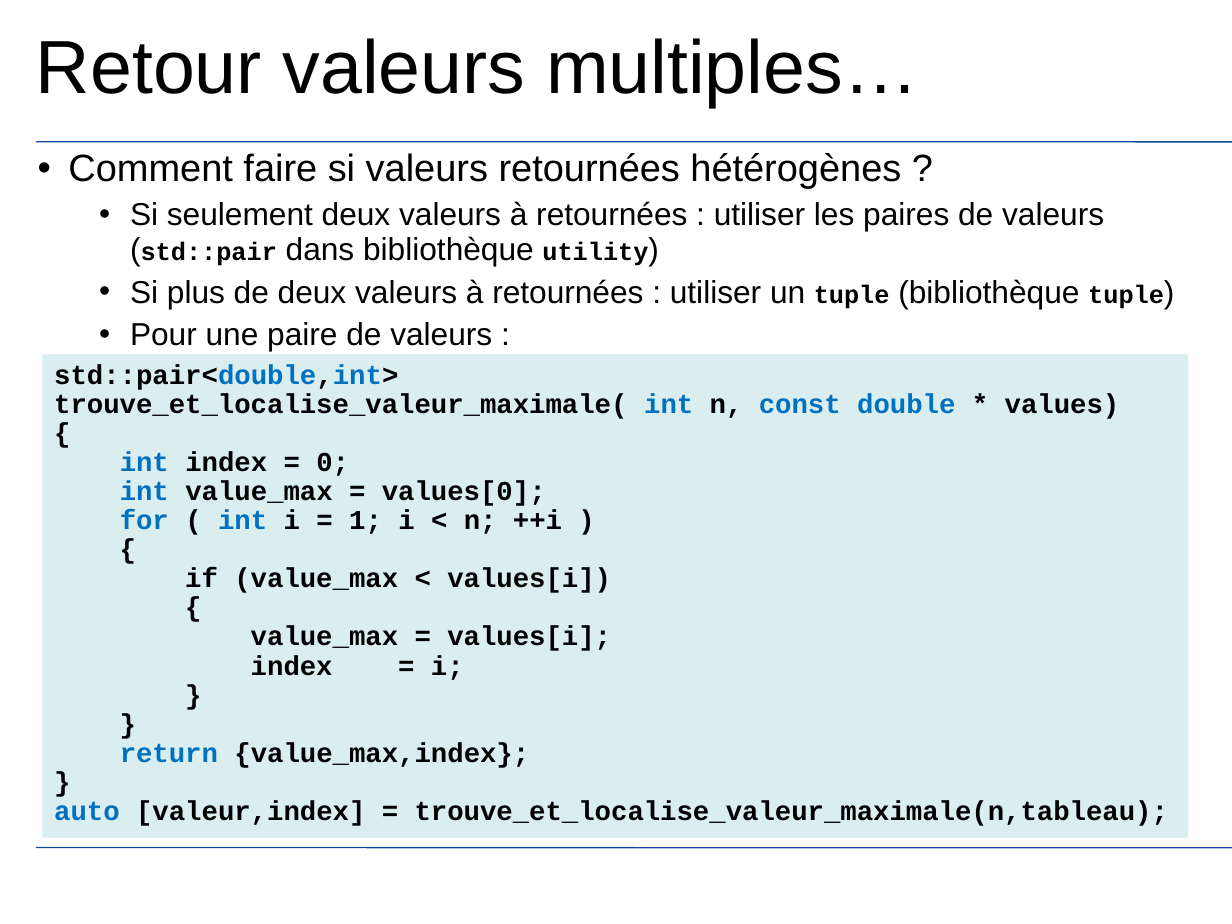
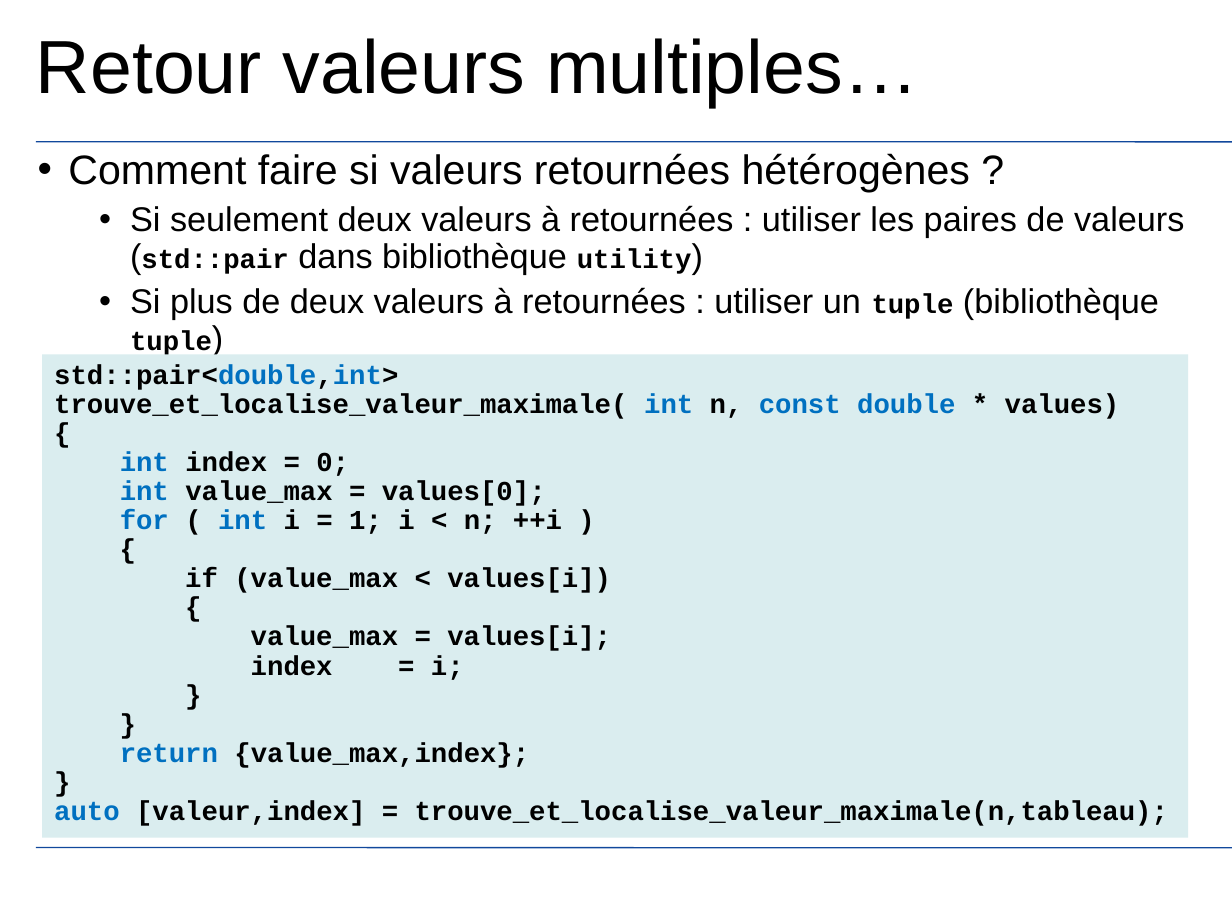
Before and after one commit to JuvignyEnsta/C-2020, a slide deck: slide 98 of Transparents/InitiationCpp.pptx. Drawn at 1232x924 pixels with LibreOffice and Linux fonts; fonts in the diff are those of the drawing; background and template pictures are left out. Boxes give left, top, right and bottom in pixels: in the first picture for what was removed or moved away, otherwise in the second. Text is boxed around its words. In the diff, an @@ line names an element or a change of style, - is before the commit and + after.

```diff
--- a/Transparents/InitiationCpp.pptx
+++ b/Transparents/InitiationCpp.pptx
@@ text "Comment faire si valeurs retournées ..." at (68, 153, 1184, 402): size 22.2 to 24 pt in "Comment faire si valeurs retournées hétérogènes ?"; size 18.5 to 20 pt in "Si seulement deux valeurs à retournées : ...", "Si plus de deux valeurs à retournées ...", "Pour une paire de valeurs :"; size 14.8 to 16 pt in "(std::pair utility)", "tuple tuple)" @@
```
Also in this commit, not shown: 2 other slides changed, 4 slides added, 1 other file.
